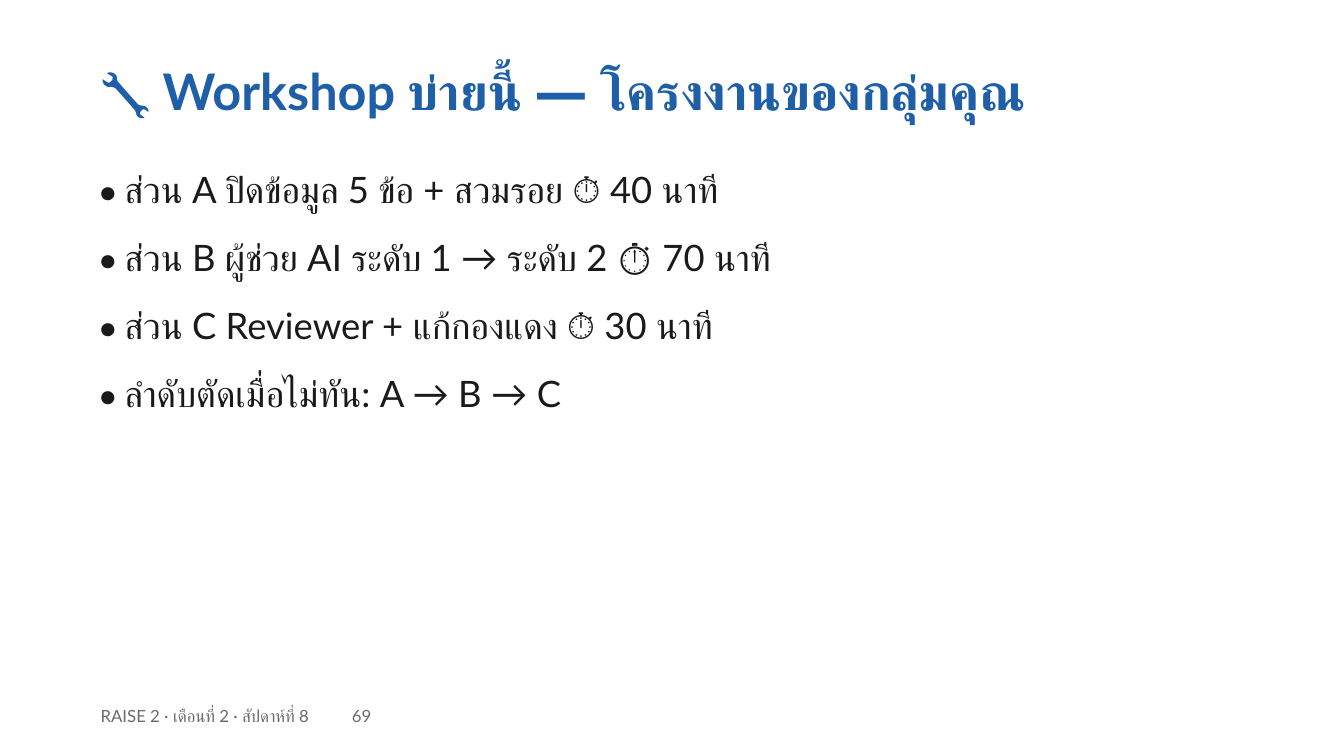
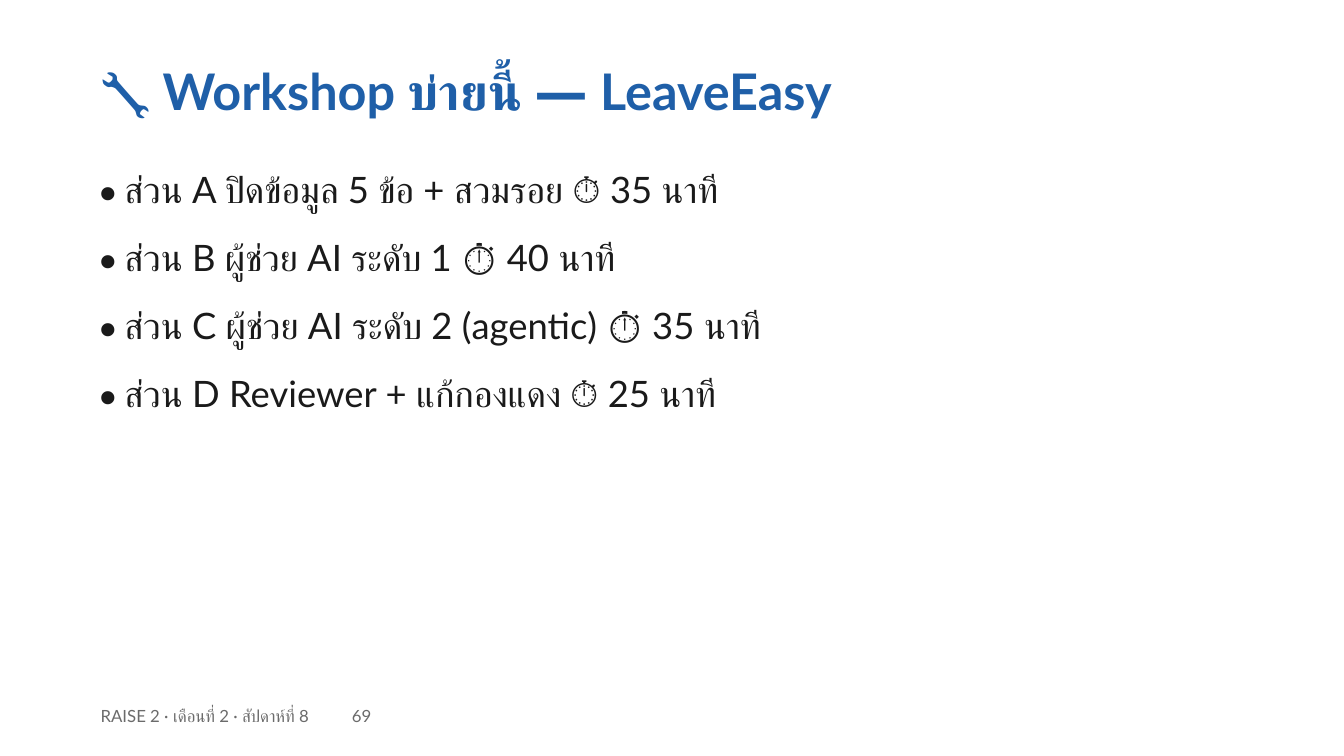
Before and after one commit to cnacha-mfu/raise2-module2, a slide deck: slide 69 of materials/week8/w8-slides.pptx. Drawn at 1344x756 pixels with LibreOffice and Linux fonts; fonts in the diff are those of the drawing. Boxes give left, top, right and bottom in pixels: in the first picture for what was removed or moved away, otherwise in the second. Text is boxed around its words. In the diff, an @@ line names an element or a change of style, - is before the commit and + after.

Commit message:
สไลด์+เดโม 4 สัปดาห์: ตัดงานกลุ่มออกทั้งหมด · บ่าย=LeaveEasy การบ้าน=หัวข้อตัวเอง · สัปดาห์ 9 เปลี่ยนนำเสนอเป็นคลิป+Consult · หน้าแรกลิงก์การบ้าน

```diff
--- a/materials/week8/w8-slides.pptx
+++ b/materials/week8/w8-slides.pptx
@@ text at [163,71,831,119]: text changed @@
-🔧 Workshop บ่ายนี้ — โครงงานของกลุ่มคุณ
+🔧 Workshop บ่ายนี้ — LeaveEasy
@@ text at [124,175,718,214]: text changed @@
-• ส่วน A ปิดข้อมูล 5 ข้อ + สวมรอย ⏱ 40 นาที
+• ส่วน A ปิดข้อมูล 5 ข้อ + สวมรอย ⏱ 35 นาที
@@ text at [124,243,615,282]: text changed @@
-• ส่วน B ผู้ช่วย AI ระดับ 1 → ระดับ 2 ⏱ 70 นาที
+• ส่วน B ผู้ช่วย AI ระดับ 1 ⏱ 40 นาที
@@ text at [124,310,760,349]: text changed @@
-• ส่วน C Reviewer + แก้กองแดง ⏱ 30 นาที
+• ส่วน C ผู้ช่วย AI ระดับ 2 (agentic) ⏱ 35 นาที
@@ text at [124,378,715,408]: text changed @@
-• ลำดับตัดเมื่อไม่ทัน: A → B → C
+• ส่วน D Reviewer + แก้กองแดง ⏱ 25 นาที
```
Also in this commit, not shown: 10 other slides changed, 25 other files.
